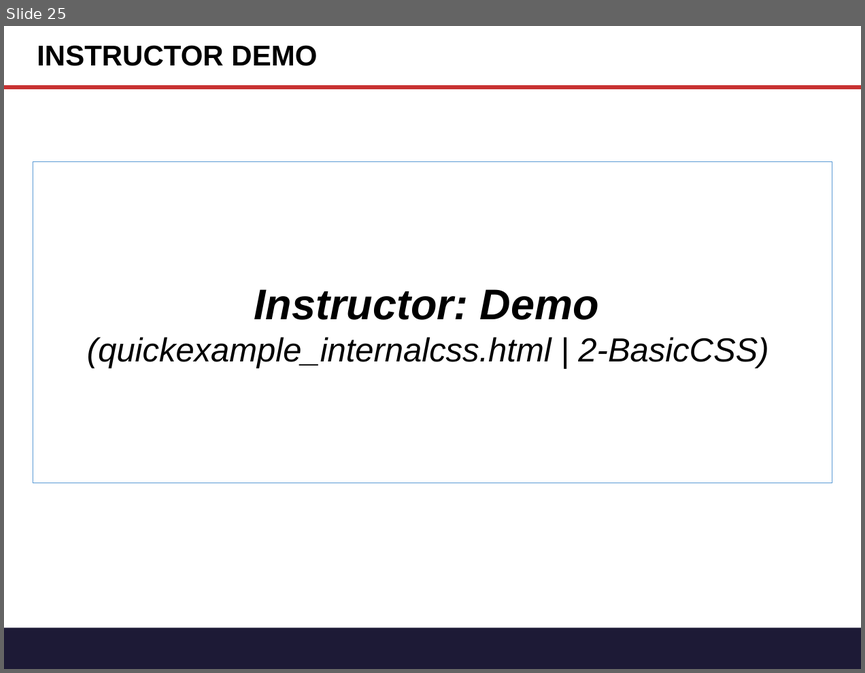
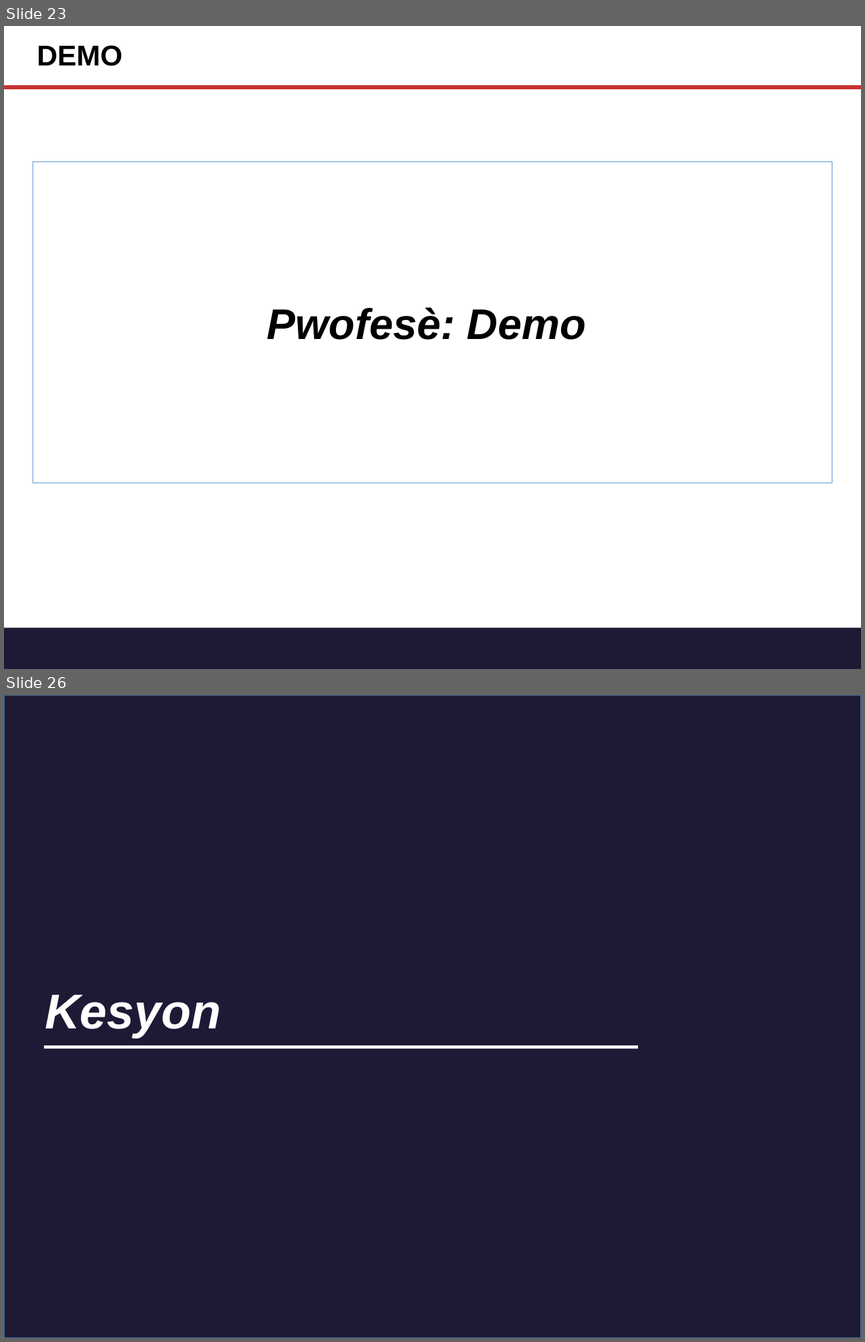
Before and after one commit to tichaiti/tichaiti-workshop, a slide deck: Prezantasyon/Gitn_Pro_HTML_CSS.pptx. Shown one above the other, each under a label of ours: slide 25 before the commit, slides 23 and 26 after it; the slides between them are not shown. The pictures are 865x673 and 865x1342 pixels, drawn with LibreOffice and Linux fonts; fonts in the diff are those of the drawing. Boxes give left, top, right and bottom in pixels: in the first picture for what was removed or moved away, otherwise in the second. Text is boxed around its words. In the diff, an @@ line names an element or a change of style, - is before the commit and + after.

```diff
--- a/Prezantasyon/Gitn_Pro_HTML_CSS.pptx
+++ b/Prezantasyon/Gitn_Pro_HTML_CSS.pptx
@@ slide 26 added at <box>4,695,861,1338</box>, background #404040 @@
@@ rectangle added at <box>4,695,861,1338</box>, fill #1D1A36, outline #42719B 1 pt @@
@@ title added at <box>45,994,221,1037</box>, 41 pt, text #FFFFFF, bold, italic @@
+Kesyon
@@ rectangle added at <box>44,1045,638,1049</box>, fill #FFFFFF @@
@@ what was slide 25 is now slide 23 @@
@@ slide 23 changed as well @@
@@ title at <box>37,45,122,66</box>: text changed @@
-INSTRUCTOR DEMO
+DEMO
@@ text in rectangle at <box>267,307,586,339</box>: text changed; size 28 to 36 pt; bold on @@
-Instructor: Demo
-(quickexample_internalcss.html | 2-BasicCSS)
+Pwofesè: Demo
```
Also in this commit, not shown: 7 other slides changed, 5 other slides added, 10 slides removed, 2 other files.
